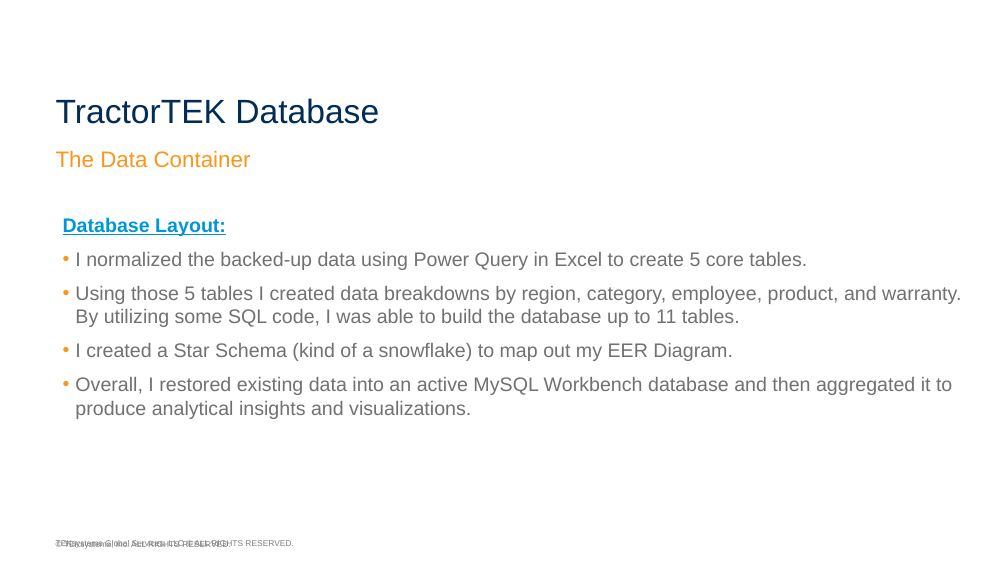
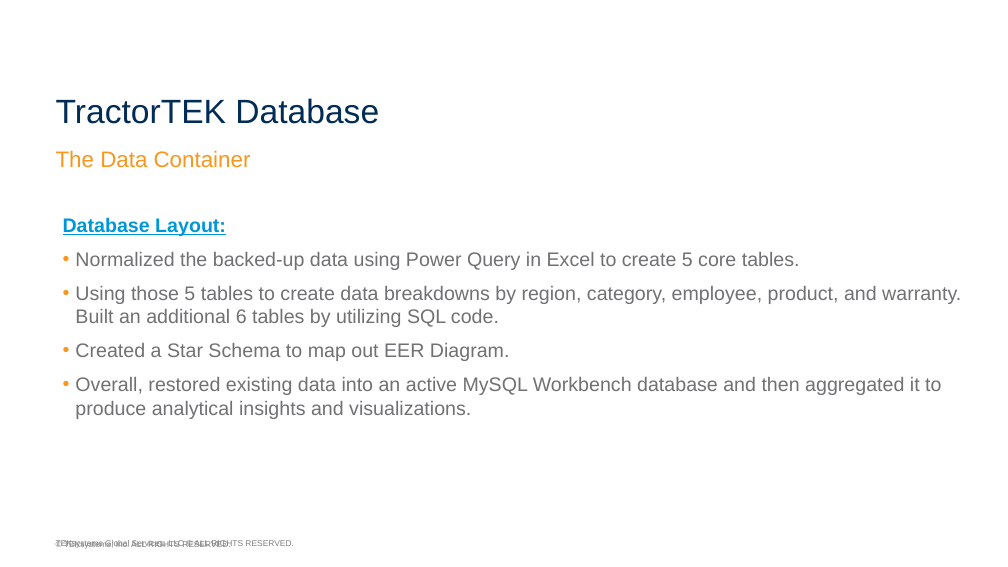
Before and after one commit to nategatz3/tek-gatz-capstone1, a slide deck: slide 9 of CapPres/CapPresentation.pptx. Drawn at 1008x567 pixels with LibreOffice and Linux fonts; fonts in the diff are those of the drawing; background and template pictures are left out. Boxes give left, top, right and bottom in pixels: in the first picture for what was removed or moved away, otherwise in the second. Text is boxed around its words. In the diff, an @@ line names an element or a change of style, - is before the commit and + after.

```diff
--- a/CapPres/CapPresentation.pptx
+++ b/CapPres/CapPresentation.pptx
@@ text at <box>75,252,961,419</box>: text changed @@
-• I normalized the backed-up data using Power Query in Excel to create 5 core tables.
-• Using those 5 tables I created data breakdowns by region, category, employee, product, and warranty. By utilizing some SQL code, I was able to build the database up to 11 tables.
-• I created a Star Schema (kind of a snowflake) to map out my EER Diagram.
-• Overall, I restored existing data into an active MySQL Workbench database and then aggregated it to produce analytical insights and visualizations.
+• Normalized the backed-up data using Power Query in Excel to create 5 core tables.
+• Using those 5 tables to create data breakdowns by region, category, employee, product, and warranty. Built an additional 6 tables by utilizing SQL code.
+• Created a Star Schema to map out EER Diagram.
+• Overall, restored existing data into an active MySQL Workbench database and then aggregated it to produce analytical insights and visualizations.
```
Also in this commit, not shown: 2 other slides changed.
